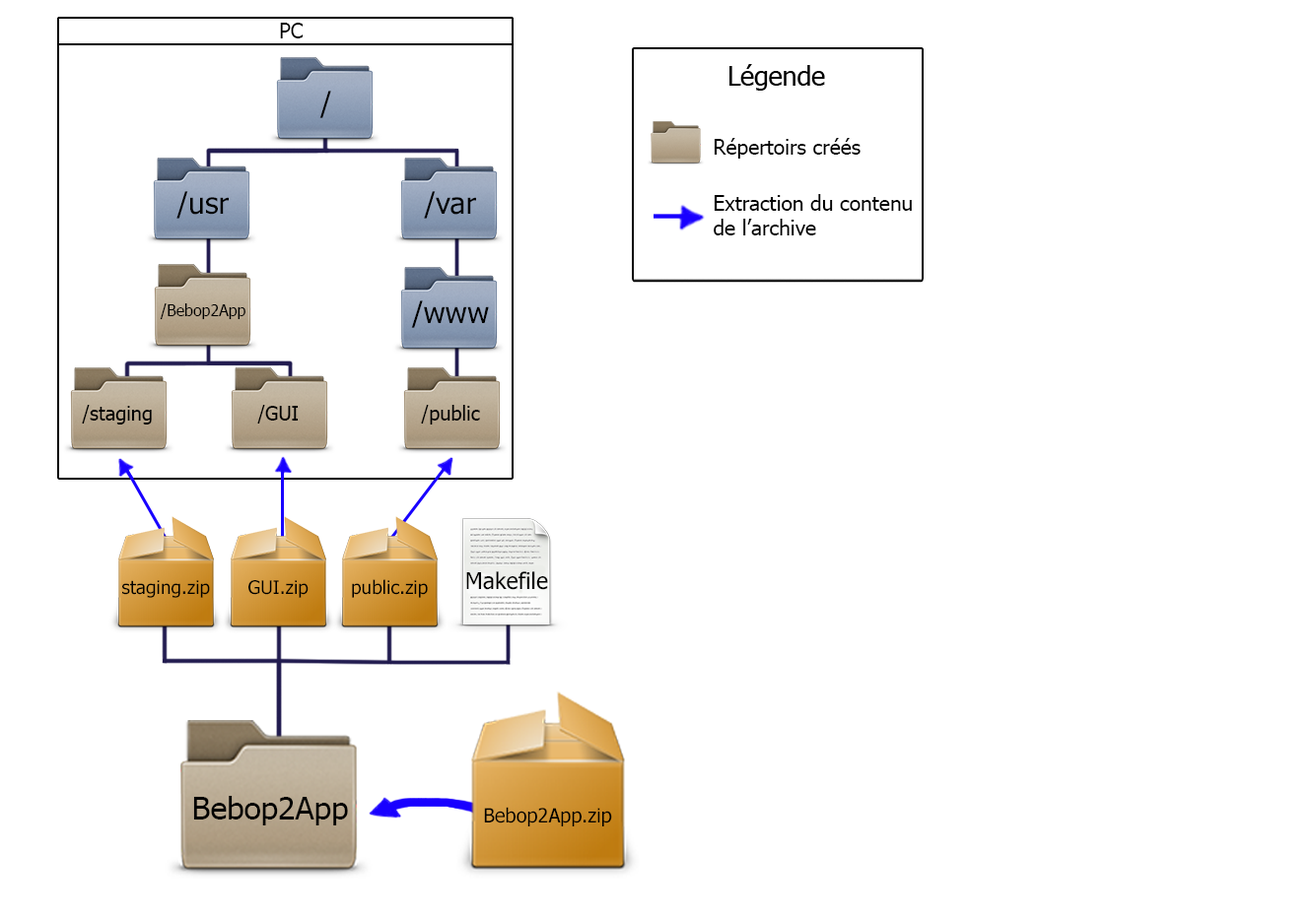
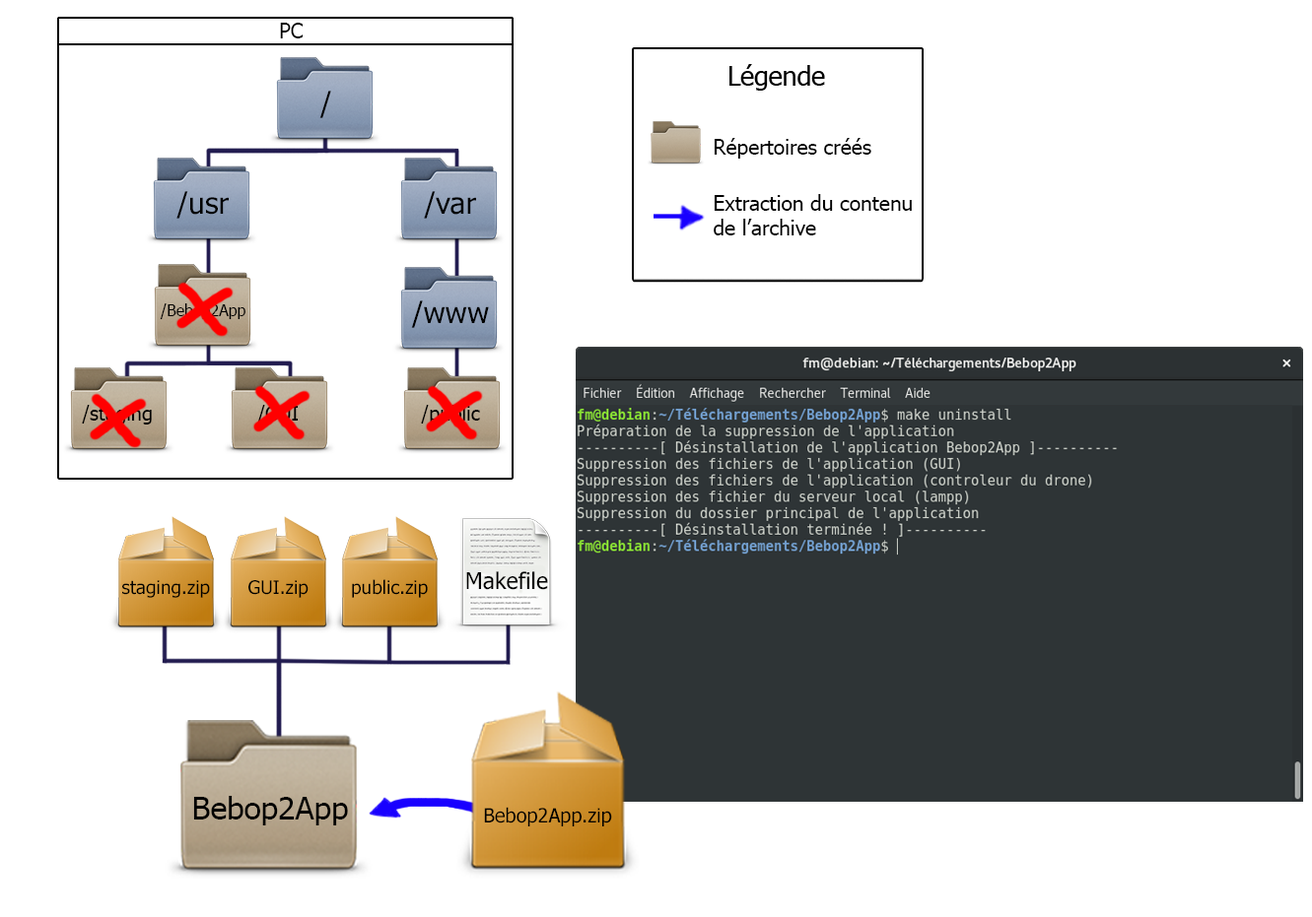
Before/after of a 1312 x 917 layered artwork. What changed in the layer stack:
moved "MAIN ZIP" above "Make screen" over left=575, top=691, right=640, bottom=803
showed group "Make screen" (3 layers), moved it above "NEW folder public" over left=88, top=281, right=1303, bottom=803
renamed "make_uninstall" to "make uninstall", painted on it over left=88, top=281, right=1303, bottom=803
renamed "Répertoirs créés" to "Répertoires créés", painted on it over left=797, top=137, right=872, bottom=155
renamed "Fleches" to "fleche", painted on it over left=118, top=456, right=454, bottom=538
